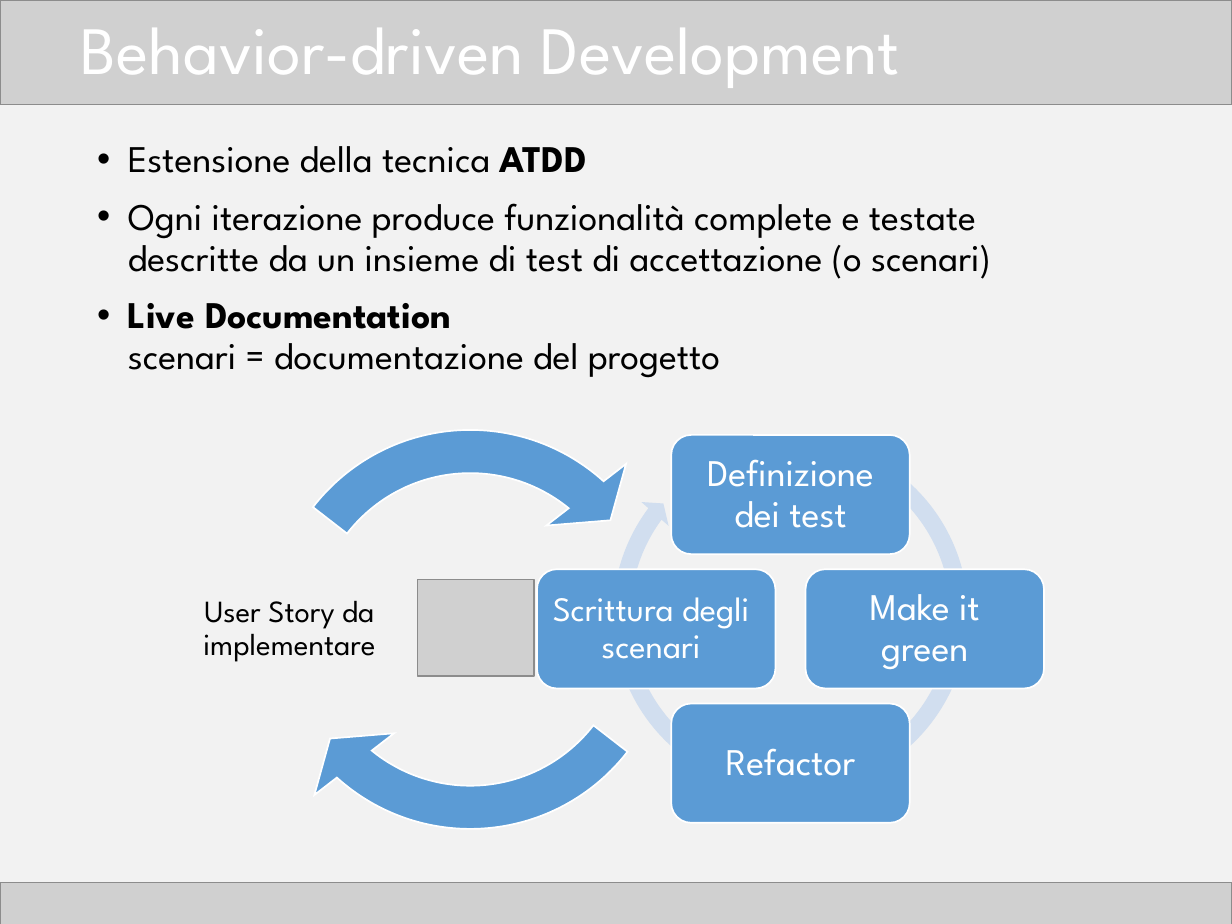
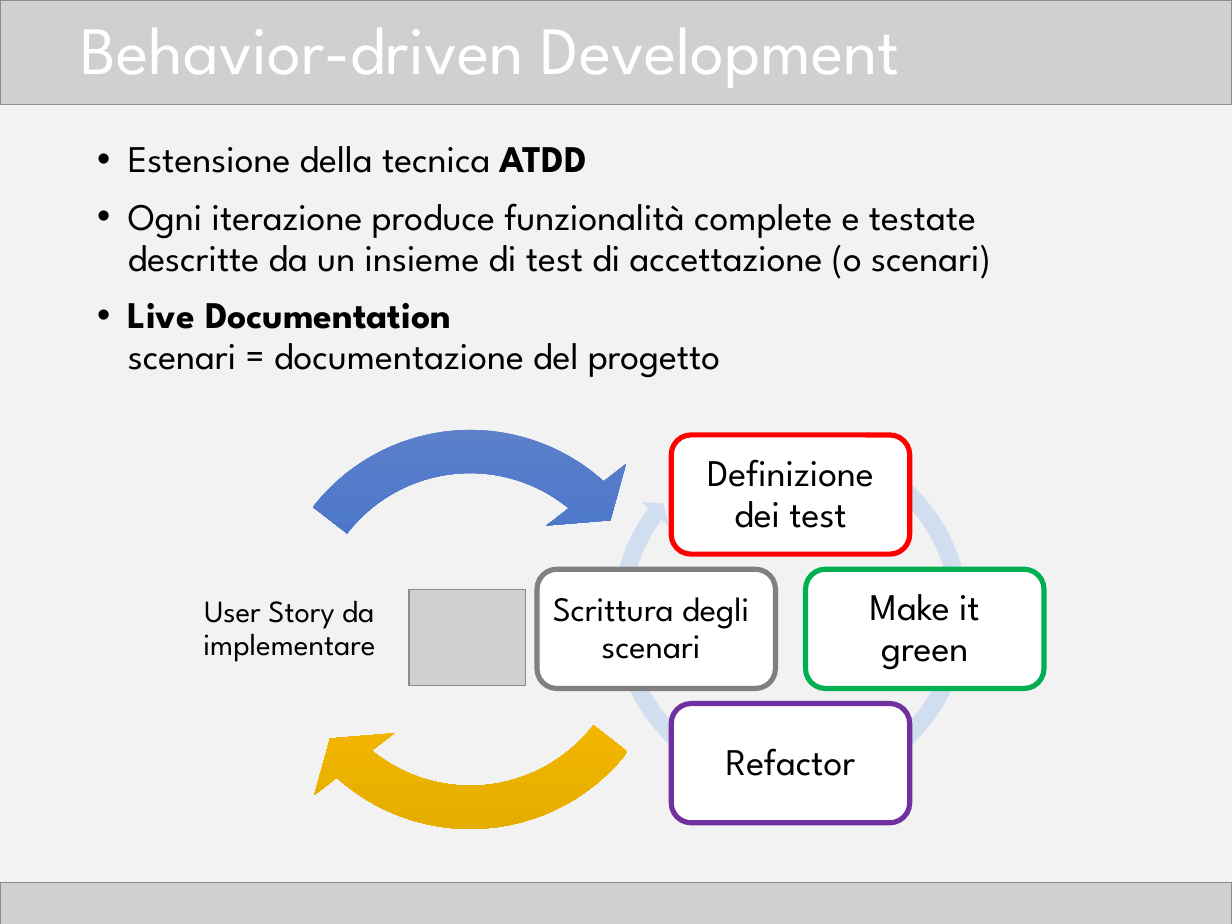
Before and after one commit to TTia/xblog-thesis, a slide deck: slide 4 of Presentazione.pptx. Drawn at 1232x924 pixels with LibreOffice and Linux fonts; fonts in the diff are those of the drawing; grey boxes stand for pictures. Boxes give left, top, right and bottom in pixels: in the first picture for what was removed or moved away, otherwise in the second. Text is boxed around its words. In the diff, an @@ line names an element or a change of style, - is before the commit and + after.

```diff
--- a/Presentazione.pptx
+++ b/Presentazione.pptx
@@ circular arrow at (243, 403, 699, 859): fill #5B9BD5 to gradient #FFC64B to #FFC000 to #E3AB00; outline #FFFFFF 1 pt to none @@
@@ circular arrow at (243, 402, 699, 857): fill #5B9BD5 to gradient #6183CB to #3E70CA to #3062BB; outline #FFFFFF 1 pt to none @@
@@ rounded rectangle at (671, 435, 910, 554): fill #5B9BD5 to #FFFFFF; outline #FFFFFF 1 pt to #FF0000 3 pt @@
@@ text colour #FFFFFF to #000000 in 4 elements at (707, 459, 874, 528), (870, 594, 980, 670), (726, 748, 856, 776), (553, 597, 749, 659) @@
@@ rounded rectangle at (537, 569, 776, 689): fill #5B9BD5 to #FFFFFF; outline #FFFFFF 1 pt to #808080 3 pt @@
@@ rounded rectangle at (806, 569, 1045, 689): fill #5B9BD5 to #FFFFFF; outline #FFFFFF 1 pt to #00B050 3 pt @@
@@ picture: place and size @@
-picture at (418, 579, 533, 675)
+picture at (409, 589, 525, 685)
@@ rounded rectangle at (671, 703, 910, 823): fill #5B9BD5 to #FFFFFF; outline #FFFFFF 1 pt to #7030A0 3 pt @@
```
Also in this commit, not shown: 13 other slides changed.
